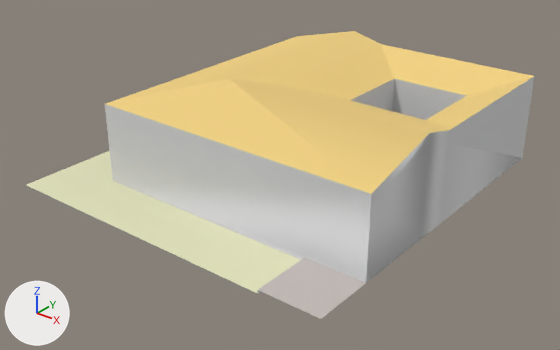
The OBJ model assets/stl_export/r2rw.obj: old version first, new version second.
Before and after are seen from a camera (50 mm lens) standing at (37.1, -46.6, 28.3) and looking at (1.0, -1.5, 0.3). The axes (+X, +Y, +Z) are drawn at lower left. The lights are the same throughout. The picture after the commit comes second. Where no turn or scale is listed for an object, it has been applied to the vertices. Vertices at exactly the same position are counted once.

The first picture shows 'r2rw'.
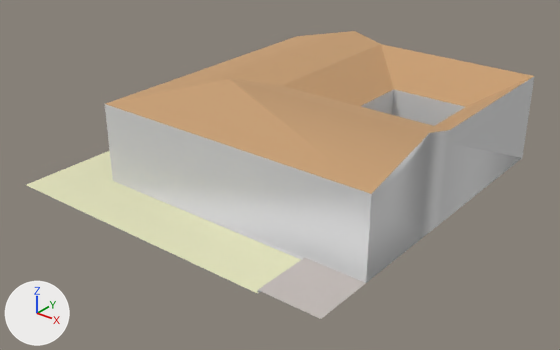
Scene script edits in JSON lines:
```json
{"op": "set", "path": "mat_material.base_color", "old": "(0.878, 0.639, 0.224)", "new": "(0.577, 0.349, 0.176)", "note": "yellow #f1d182 -> brown #c89f74"}
{"block": "me_r2rw", "where": "me_r2rw.from_pydata(...)  # 43 vertices, 92 faces; spans x -15.0..15.0, y -15.0..15.0, z -0.3..8.2"}
{"block": "me_r2rw", "where": "# used by ob_r2rw; location = (0.0, 0.0, 0.0)"}
{"block": "me_r2rw", "where": "# before: 8 (4.0, 11.0, 6.0) at pixel (394, 78), 9 (4.0, 4.0, 6.0) at pixel (350, 100), 10 (4.0, 6.0, 6.0) at pixel (363, 93), 14 (11.0, 4.0, 6.0) at pixel (425, 120), 15 (11.0, 11.0, 6.0) at pixel (466, 95)"}
{"block": "me_r2rw", "change": "me_r2rw part 1"}
{"op": "add", "block": "me_r2rw", "code": "for i in [8, 9, 10, 14, 15]: me_r2rw.vertices[i].co += Vector((0.0, 0.0, -1.0))"}
```

Changed parts and their boxes (x1, y1, x2, y2) in the pictures (560 x 350 px; the box of a moved part takes in the faces that stretch with it):
```json
{"object": "r2rw", "change": "recoloured, reshaped", "before": [27, 31, 534, 319], "after": [27, 31, 534, 319], "on screen": "yellow to brown"}
{"part": 1, "of": "me_r2rw", "change": "moved or reshaped", "before": [282, 44, 534, 130], "after": [282, 44, 534, 130]}
```
